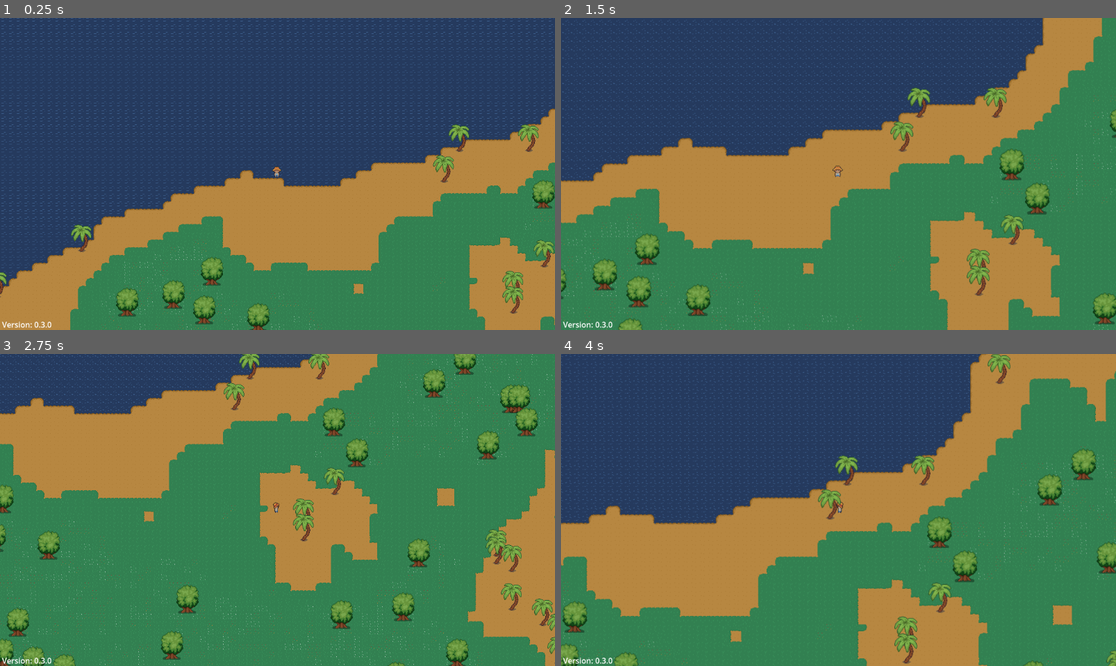
Above: before the commit, frames 1-4 (two rows, left to right).
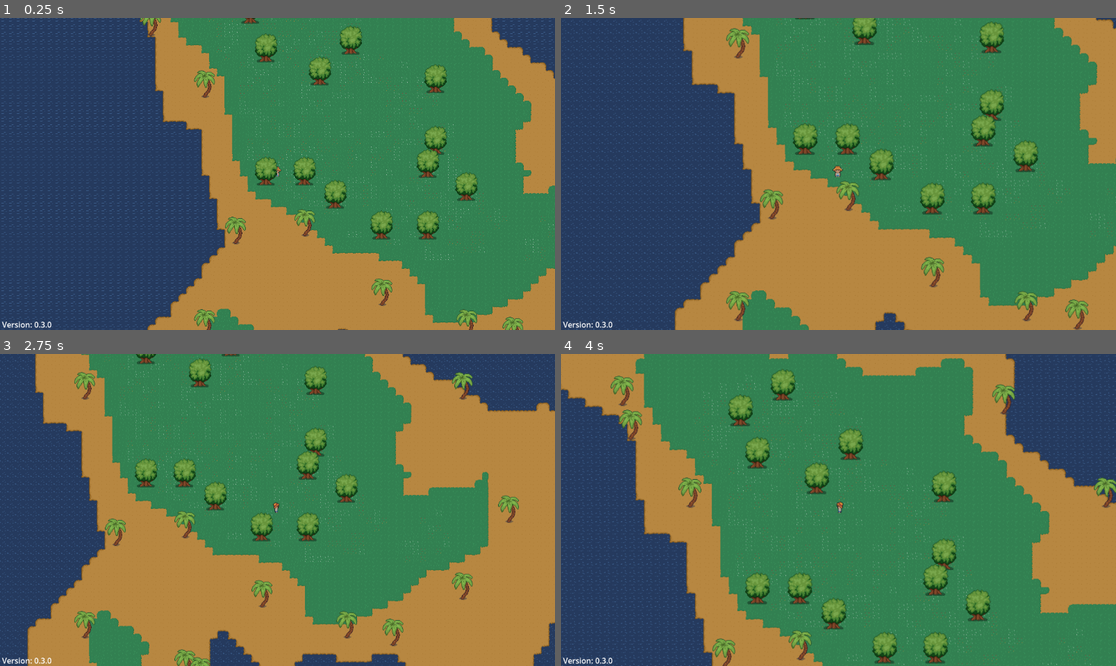
Above: after the commit, the same moments.

Repository: twiederk/PirateGame
Game: Godot game, scene res://world/proc_gen_world.tscn
Two runs of this game, one before a commit and one after it. Both use one fixed random seed, a clock stepped at 60 frames per second and the inputs below.
Inputs (mouse positions are in pixels of both pictures, inside the frame that each line leads up to):
- Up to frame 1 (0.25 s): no input
- Up to frame 2 (1.5 s): tap Enter at 0.5 s; move the mouse to (960, 158) at 0.52 s; press the mouse at (960, 158) at 0.53 s; hold D (right) 0.53-1.28 s; move the mouse to (727, 189) at 1.27 s; release the mouse at (727, 189) at 1.28 s; hold S (down) from 1.28 s (still down); tap Mouse wheel up (zoom_in) at 1.35 s
- Up to frame 3 (2.75 s): move the mouse to (333, 441) at 2.02 s; release S (down) at 2.03 s; hold D (right) from 2.03 s (still down); tap Mouse wheel down (zoom_out) at 2.1 s
- Up to frame 4 (4 s): move the mouse to (810, 572) at 2.77 s; release D (right) at 2.78 s; hold W (up) 2.78-3.53 s; click (810, 572) at 2.85 s; move the mouse to (1005, 556) at 3.52 s; hold A (left) from 3.53 s (still down); tap Mouse wheel up (zoom_in) at 3.6 s

The runs differ from the first frame. In frame 1, 64% of the frame differs, in the area x 0-100%, y 0-100%; in frame 2, 69%; in frame 3, 73%; in frame 4, 74%.

Commit message:
Place player in center of world, instead of building the world around the player

Diff:
--- a/godot4/world/proc_gen_world.gd
+++ b/godot4/world/proc_gen_world.gd
@@ -6,19 +6,17 @@
 @export var tree_noise_texture : NoiseTexture2D
 @export var seed_value: int = 0
 
+const TILE_SIZE: int = 16
 
 var width : int = 300
 var height : int =  300
 
-
 var noise : Noise
 var tree_noise : Noise
-
 
 var water_tile_atlas = Vector2i(0,1)
 var tree_atlas = Vector2i(12,2)
 var tree_atlas2 = Vector2i(15,6)
-
 
 var sand_arr = []
 var grass_arr = []
@@ -30,6 +28,7 @@
 
 @onready var tile_map = $TileMap
 @onready var camera_2d = $Player/Camera2D
+@onready var player: CharacterBody2D = $Player
 @onready var water_layer: TileMapLayer = $TileMap/water_layer
 @onready var ground_layer: TileMapLayer = $TileMap/ground_layer
 @onready var ground_2_layer: TileMapLayer = $TileMap/ground2_layer
@@ -40,6 +39,8 @@
 func _ready() -> void:
 	if not OS.has_feature("editor"):
 		get_window().mode = Window.MODE_EXCLUSIVE_FULLSCREEN
+
+	player.global_position = Vector2(width / 2, height / 2) * TILE_SIZE
 
 	noise = noise_texture.noise
 	tree_noise = tree_noise_texture.noise
@@ -52,10 +53,8 @@
 	var tree_noise_val: float
 	_generate_seed()
 
-	@warning_ignore("integer_division")
-	for x in range(-width/2, width/2):
-		@warning_ignore("integer_division")
-		for y in range(-height/2, height/2):
+	for x in range(width):
+		for y in range(height):
 			noise_val = noise.get_noise_2d(x,y)
 			tree_noise_val = tree_noise.get_noise_2d(x,y)
 
--- a/godot4/world/proc_gen_world.tscn
+++ b/godot4/world/proc_gen_world.tscn
@@ -64,6 +64,7 @@
 tile_set = ExtResource("2_btogb")
 
 [node name="Player" parent="." unique_id=755367759 instance=ExtResource("3_wx8f2")]
+position = Vector2(736, 410)
 SPEED = 300.0
 
 [node name="Camera2D" type="Camera2D" parent="Player" unique_id=462744124]
